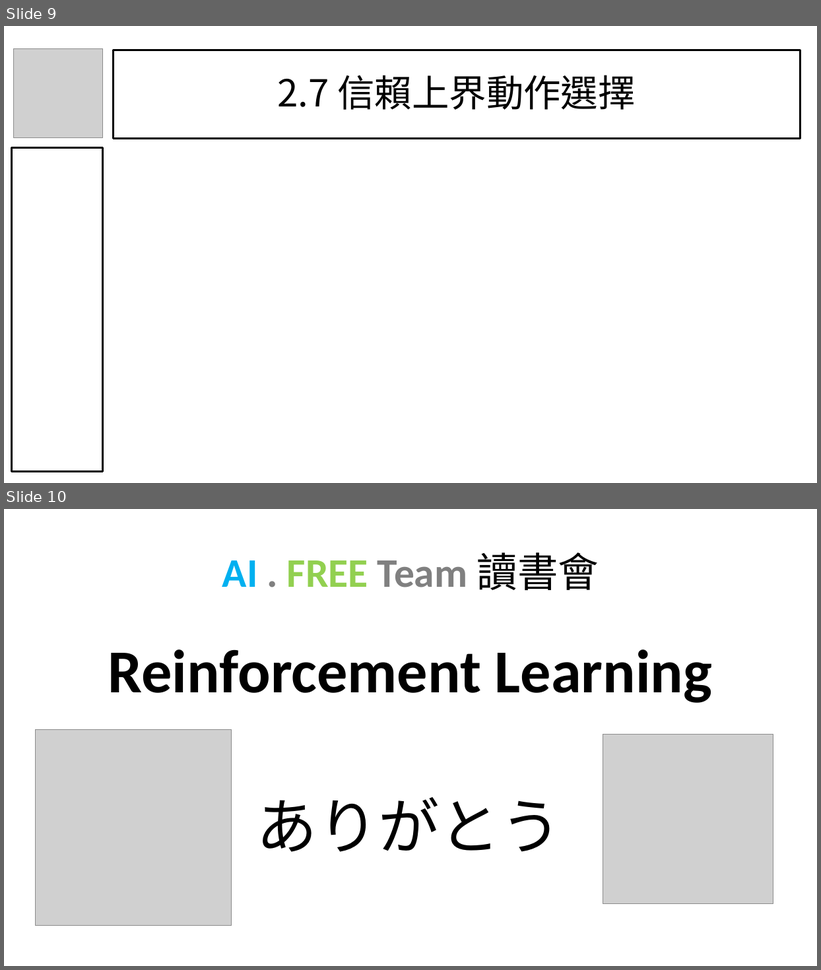
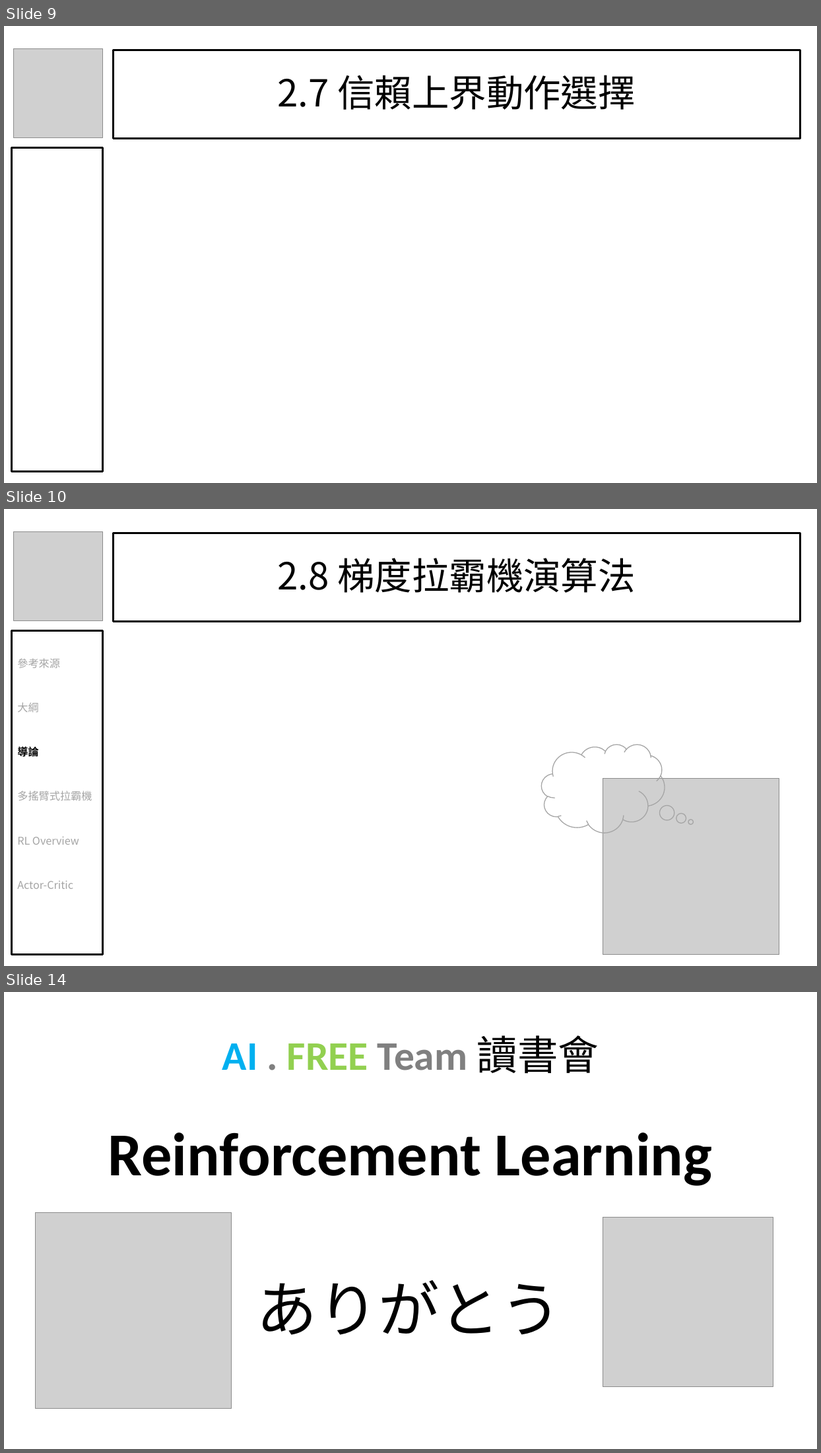
Before and after one commit to Ratherman/Reinforcement-Learning, a slide deck: Share/【AI . FREE Team】【讀書會】2022_07_16 Reinforcement Learning.pptx. Shown one above the other, each under a label of ours: slides 9 and 10 before the commit, slides 9, 10 and 14 after it; the slides between them are not shown. The pictures are 821x970 and 821x1453 pixels, drawn with LibreOffice and Linux fonts; fonts in the diff are those of the drawing; grey boxes stand for pictures; background and template pictures are left out. Boxes give left, top, right and bottom in pixels: in the first picture for what was removed or moved away, otherwise in the second. Text is boxed around its words. In the diff, an @@ line names an element or a change of style, - is before the commit and + after.

```diff
--- a/Share/【AI . FREE Team】【讀書會】2022_07_16 Reinforcement Learning.pptx
+++ b/Share/【AI . FREE Team】【讀書會】2022_07_16 Reinforcement Learning.pptx
@@ slide 10 added at bbox=[4, 509, 817, 966], background picture (left out) @@
@@ picture added at bbox=[14, 531, 103, 621] @@
@@ title added at bbox=[113, 533, 800, 622], outline #000000 2.25 pt, 44 pt, text #000000 @@
+2.8 梯度拉霸機演算法
@@ rectangle added at bbox=[11, 631, 103, 956], outline #000000 2.25 pt, 12.6 pt, text #A5A5A5 @@
+參考來源
+大綱
+導論
+多搖臂式拉霸機
+RL Overview
+Actor-Critic
@@ thought cloud added at bbox=[542, 745, 665, 833], outline #A5A5A5 1 pt @@
@@ picture added at bbox=[603, 779, 780, 956] @@
@@ what was slide 10 is now slide 14 @@
```
Also in this commit, not shown: 1 slide changed, 3 other slides added.
